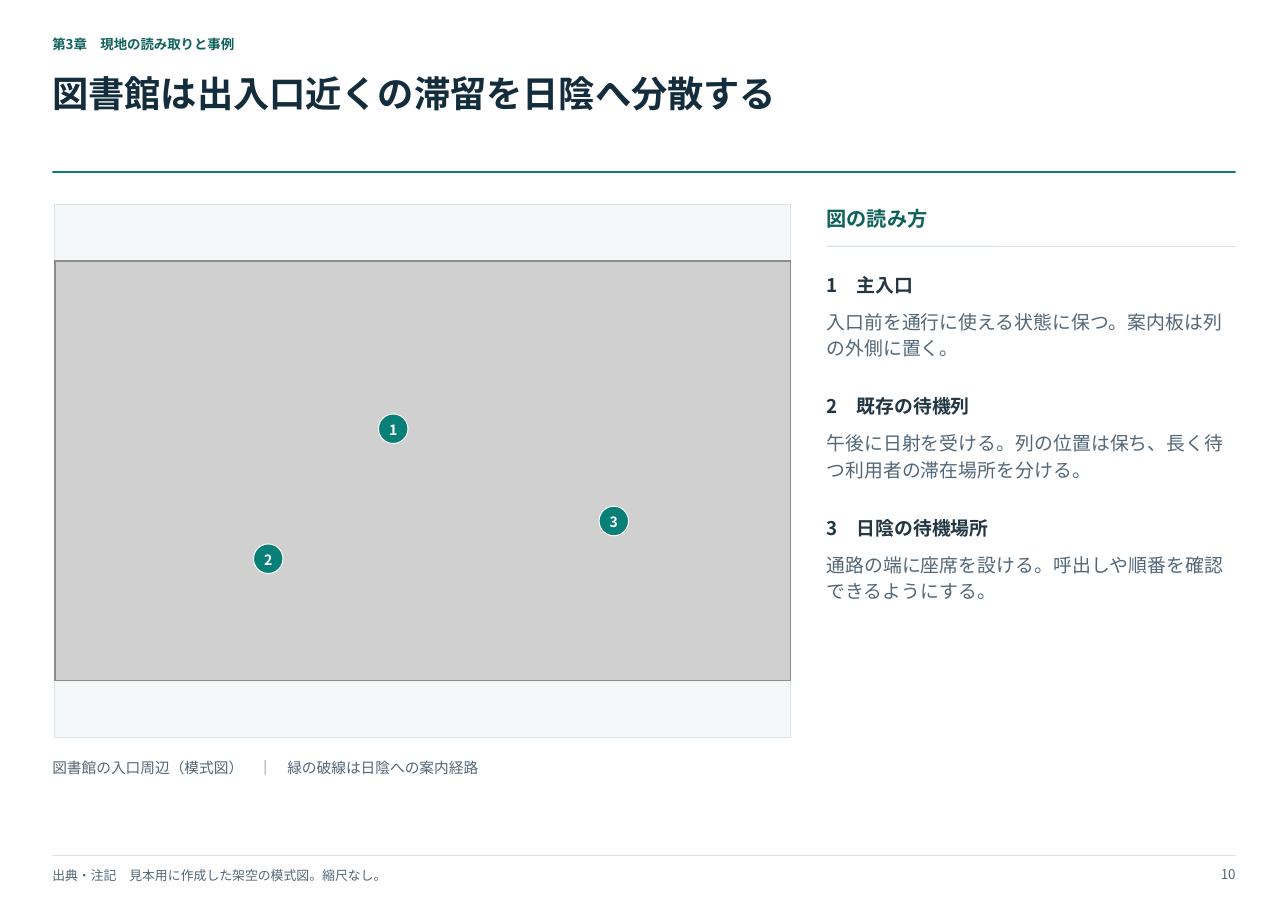
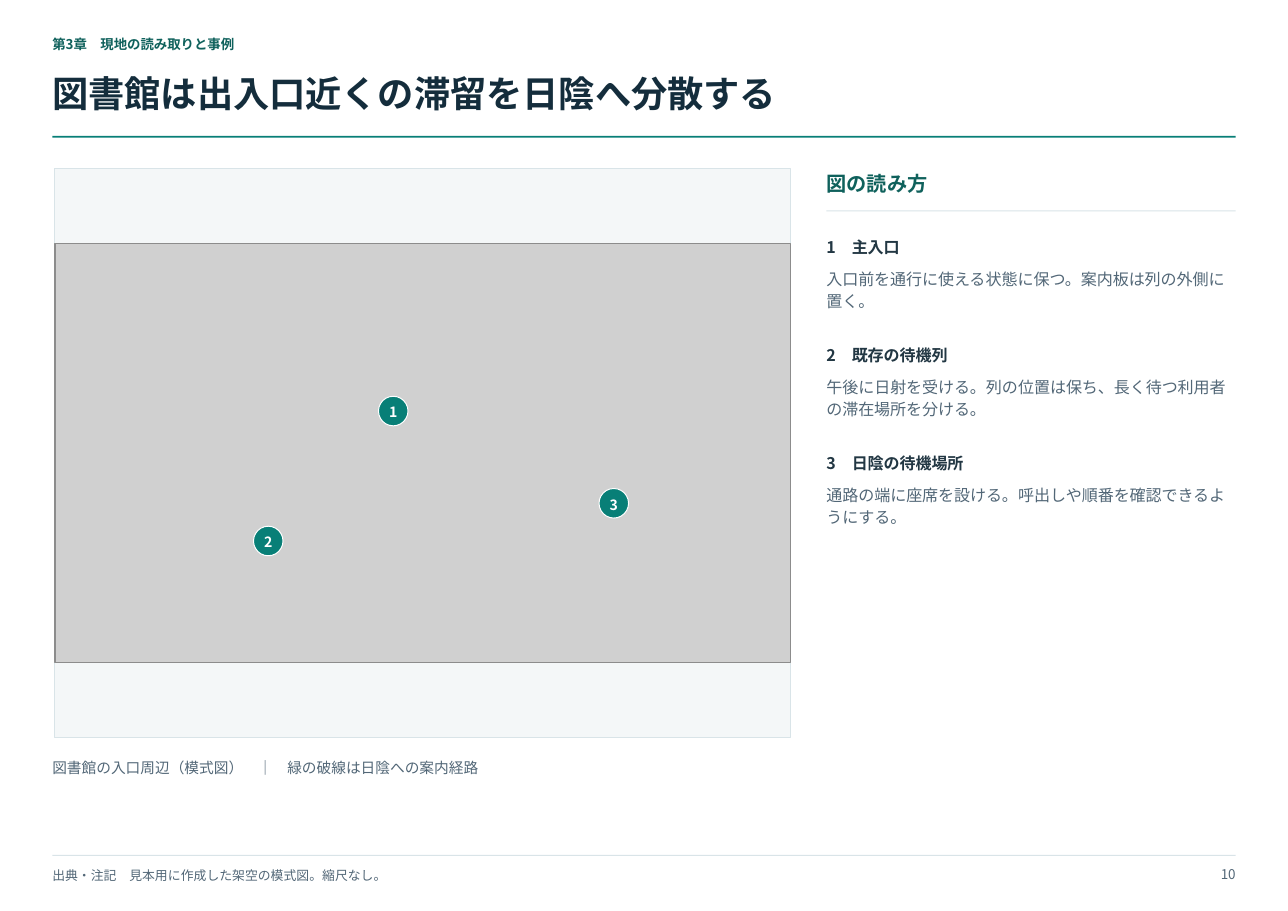
Before and after one commit to sibyl2501/consulting-pptx-templates, a slide deck: slide 10 of consulting_layout_examples.pptx. Drawn at 1288x911 pixels with LibreOffice and Linux fonts; fonts in the diff are those of the drawing; grey boxes stand for pictures. Boxes give left, top, right and bottom in pixels: in the first picture for what was removed or moved away, otherwise in the second. Text is boxed around its words. In the diff, an @@ line names an element or a change of style, - is before the commit and + after.

```diff
--- a/consulting_layout_examples.pptx
+++ b/consulting_layout_examples.pptx
@@ rectangle: place and size @@
-rectangle at bbox=[55, 204, 790, 737]
+rectangle at bbox=[55, 169, 790, 737]
@@ 2 lines, 1 text: place and size @@
-2 lines, 1 text at bbox=[53, 172, 1236, 247]
+2 lines, 1 text at bbox=[53, 137, 1236, 210]
@@ text "1 主入口": place and size @@
-text "1 主入口" at bbox=[826, 276, 913, 294]
+text "1 主入口" at bbox=[826, 239, 900, 254]
@@ text "入口前を通行に使える状態に保つ。案内板は列の外側に置く。": place and size @@
-text "入口前を通行に使える状態に保つ。案内板は列の外側に置く。" at bbox=[826, 313, 1222, 357]
+text "入口前を通行に使える状態に保つ。案内板は列の外側に置く。" at bbox=[826, 271, 1224, 309]
@@ text "2 既存の待機列": place and size @@
-text "2 既存の待機列" at bbox=[826, 397, 969, 415]
+text "2 既存の待機列" at bbox=[826, 347, 948, 363]
@@ text "午後に日射を受ける。列の位置は保ち、長く待つ利用者の滞在場所を分ける。": place and size @@
-text "午後に日射を受ける。列の位置は保ち、長く待つ利用者の滞在場所を分ける。" at bbox=[826, 434, 1223, 479]
+text "午後に日射を受ける。列の位置は保ち、長く待つ利用者の滞在場所を分ける。" at bbox=[826, 379, 1225, 417]
@@ ellipse: place and size @@
-ellipse at bbox=[379, 414, 409, 444]
+ellipse at bbox=[379, 397, 409, 426]
@@ text "3 日陰の待機場所": place and size @@
-text "3 日陰の待機場所" at bbox=[826, 519, 988, 537]
+text "3 日陰の待機場所" at bbox=[826, 455, 964, 471]
@@ 3 texts, 1 picture, 1 ellipse: place and size @@
-3 texts, 1 picture, 1 ellipse at bbox=[55, 261, 790, 680]
+3 texts, 1 picture, 1 ellipse at bbox=[55, 243, 790, 662]
@@ size 12.3 to 10.5 pt in 6 elements at bbox=[826, 239, 900, 254], bbox=[826, 271, 1224, 309], bbox=[826, 347, 948, 363], bbox=[826, 379, 1225, 417], bbox=[826, 455, 964, 471], bbox=[826, 487, 1225, 524] @@
@@ text "通路の端に座席を設ける。呼出しや順番を確認できるようにする。": place and size @@
-text "通路の端に座席を設ける。呼出しや順番を確認できるようにする。" at bbox=[826, 556, 1223, 599]
+text "通路の端に座席を設ける。呼出しや順番を確認できるようにする。" at bbox=[826, 487, 1225, 524]
@@ ellipse: place and size @@
-ellipse at bbox=[253, 544, 283, 574]
+ellipse at bbox=[253, 527, 283, 556]
```
Also in this commit, not shown: 12 other slides changed, 4 other files.
